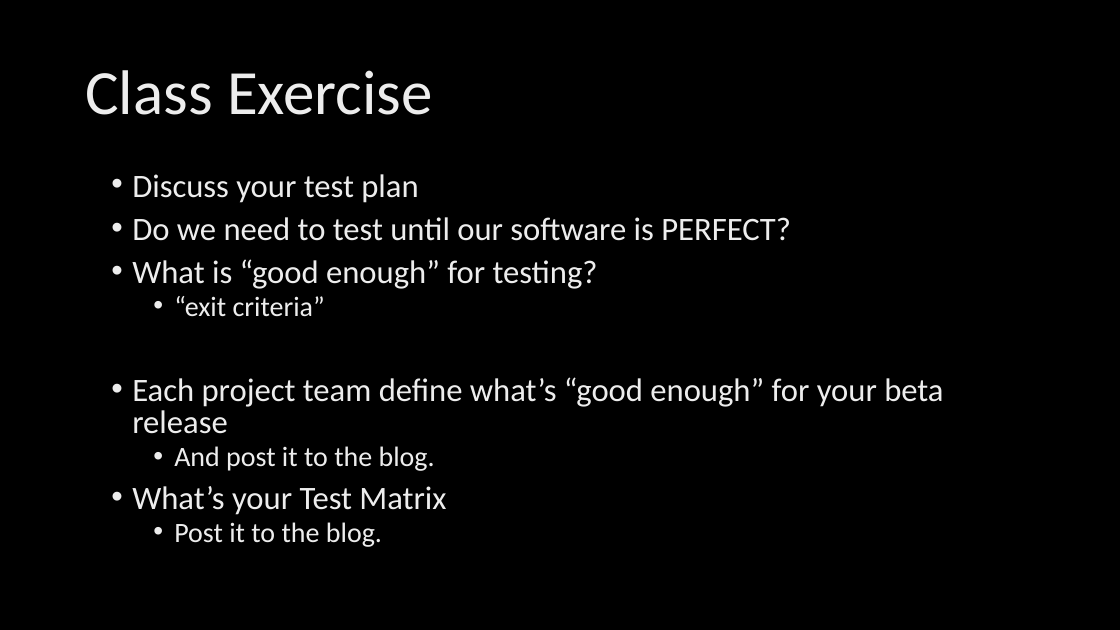
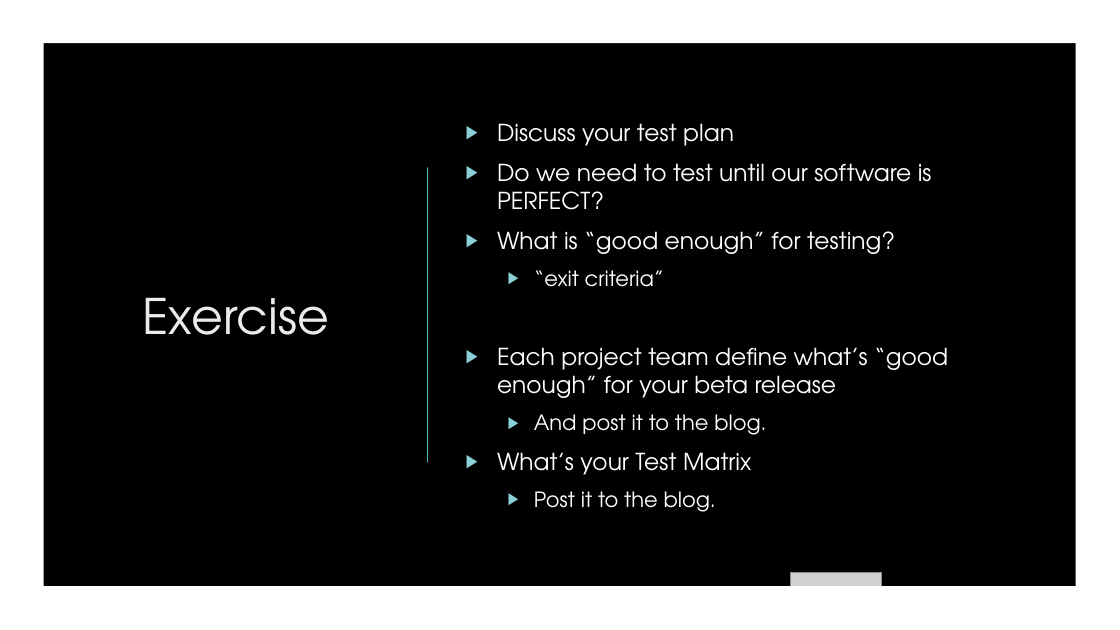
Before and after one commit to xinase/ASE, a slide deck: slide 37 of chapter13/ASE_13_Testing.pptx. Drawn at 1120x630 pixels with LibreOffice and Linux fonts; fonts in the diff are those of the drawing; grey boxes stand for pictures; background and template pictures are left out. Boxes give left, top, right and bottom in pixels: in the first picture for what was removed or moved away, otherwise in the second. Text is boxed around its words. In the diff, an @@ line names an element or a change of style, - is before the commit and + after.

```diff
--- a/chapter13/ASE_13_Testing.pptx
+++ b/chapter13/ASE_13_Testing.pptx
@@ rectangle added at <box>0,0,1120,630</box>, fill #000000 @@
@@ freeform shape added at <box>0,0,1120,630</box>, fill #FFFFFF @@
@@ rectangle added at <box>959,0,1022,105</box>, fill #B01513 @@
@@ text "Discuss your test plan": place and size @@
-text "Discuss your test plan" at <box>132,174,943,547</box>
+text "Discuss your test plan" at <box>497,123,948,512</box>
@@ text "Discuss your test plan" at <box>497,123,948,512</box>: size 28 to 20 pt in "Discuss your test plan", "Do we need to test until our ...", "What is “good enough” for testing?", "Each project team define what’s “good enough” ..." and 1 more places; font Calibri to TeX Gyre Adventor, text colour gradient #BFBFBF to #EDEDED to #FFFFFF to #FFFFFF; size 24 to 18 pt in "“exit criteria”", "And post it to the blog.", "Post it to the blog."; bullet • to ▶; line spacing 0.8 to 1; more space between paragraphs; vertical alignment top to middle @@
@@ line added from (428, 168) to (428, 462), #50B9C1 1.5 pt @@
@@ title at <box>143,297,329,335</box>: text changed; size 54 to 42 pt; font Calibri to TeX Gyre Adventor; text colour gradient #BFBFBF to #EDEDED to #FFFFFF to #EBEBEB @@
-Class Exercise
+Exercise
@@ picture added at <box>791,572,882,630</box> @@
```
Also in this commit, not shown: 43 other slides changed.
